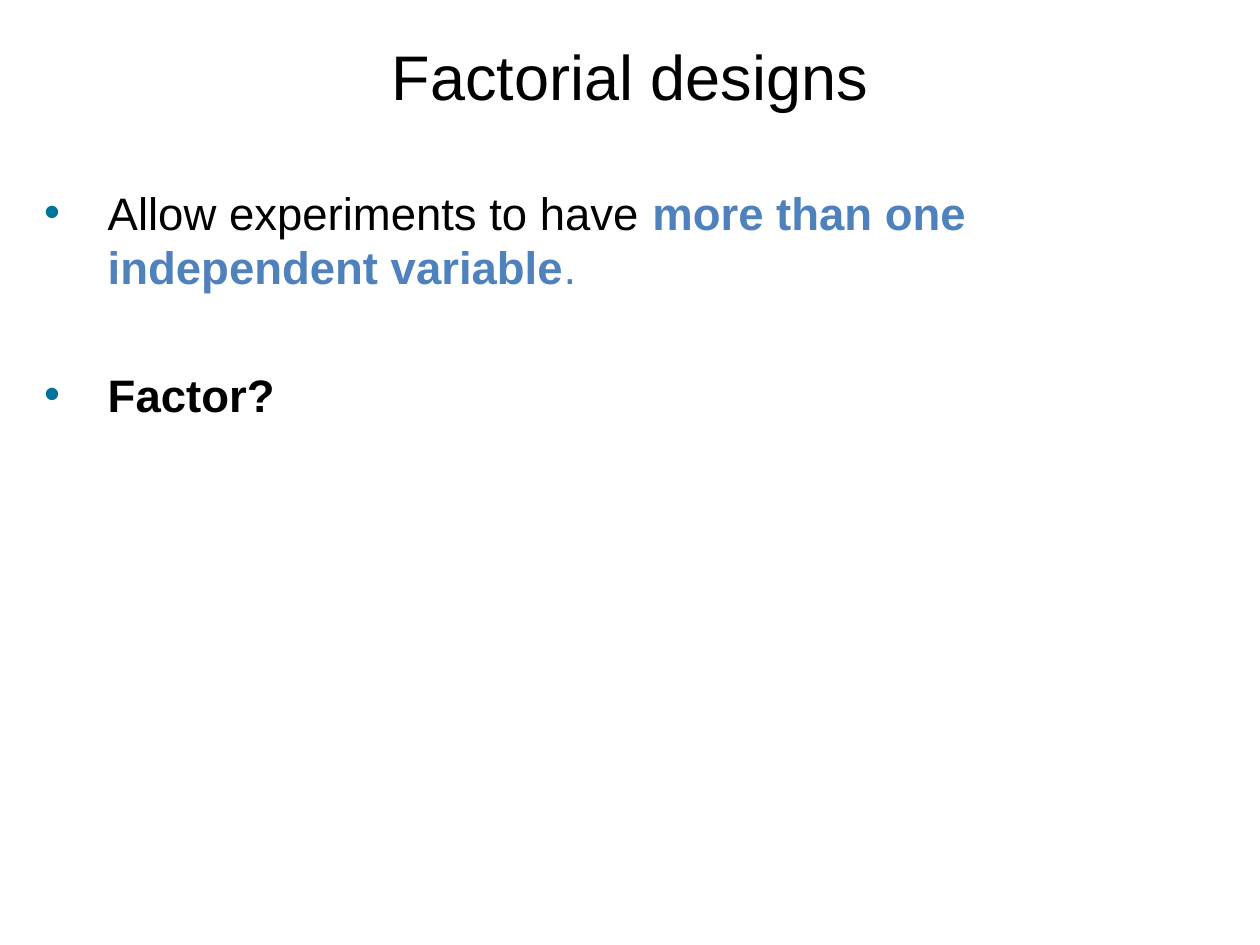
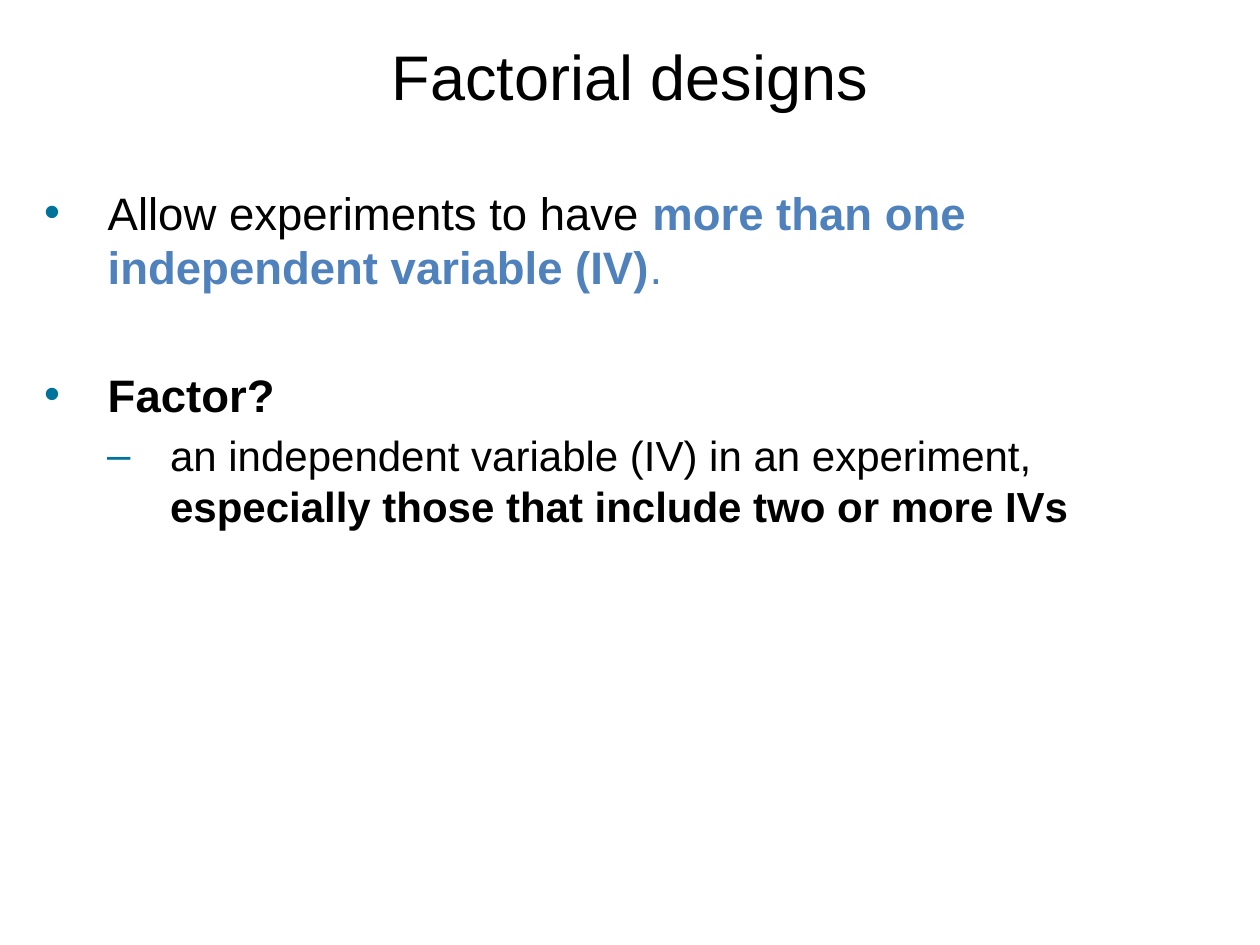
Before and after one commit to npm27/Teaching-Materials, a slide deck: slide 2 of Research Methods/Slides/Chapter 11.pptx. Drawn at 1260x945 pixels with LibreOffice and Linux fonts; fonts in the diff are those of the drawing. Boxes give left, top, right and bottom in pixels: in the first picture for what was removed or moved away, otherwise in the second. Text is boxed around its words. In the diff, an @@ line names an element or a change of style, - is before the commit and + after.

```diff
--- a/Research Methods/Slides/Chapter 11.pptx
+++ b/Research Methods/Slides/Chapter 11.pptx
@@ text at [108, 197, 966, 294]: text changed @@
-• Allow experiments to have more than one independent variable.
+• Allow experiments to have more than one independent variable (IV).
@@ text at [170, 440, 1068, 530]: paragraph added @@
+  – an independent variable (IV) in an experiment, especially those that include two or more IVs
```
Also in this commit, not shown: 1 other slide changed, 3 slides added.
